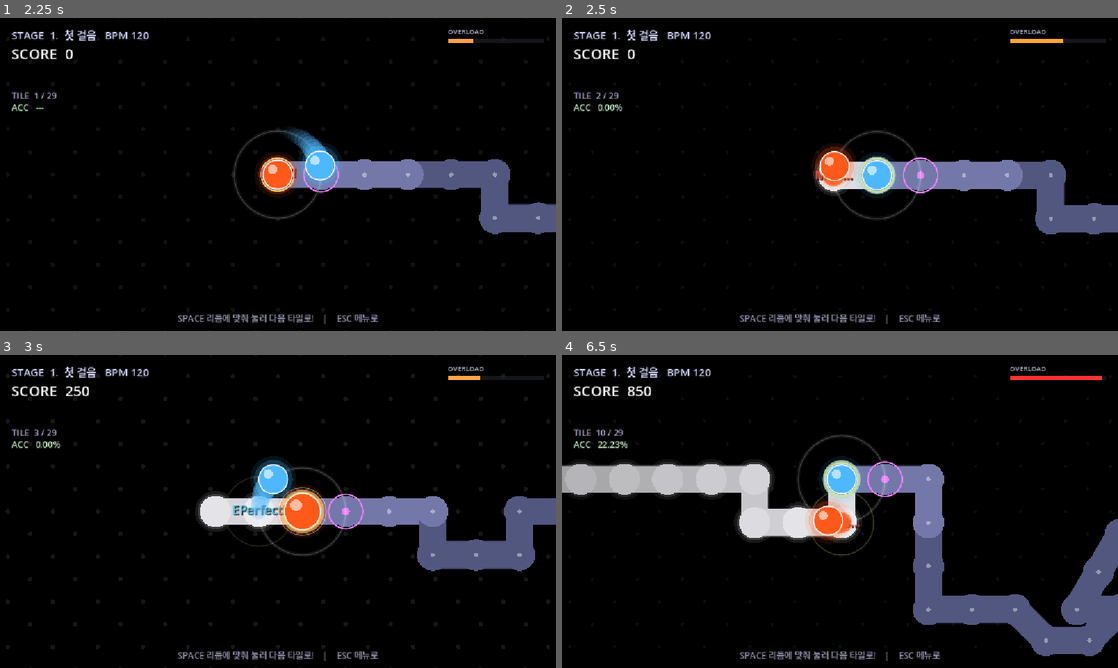
Above: before the commit, frames 1-4 (two rows, left to right).
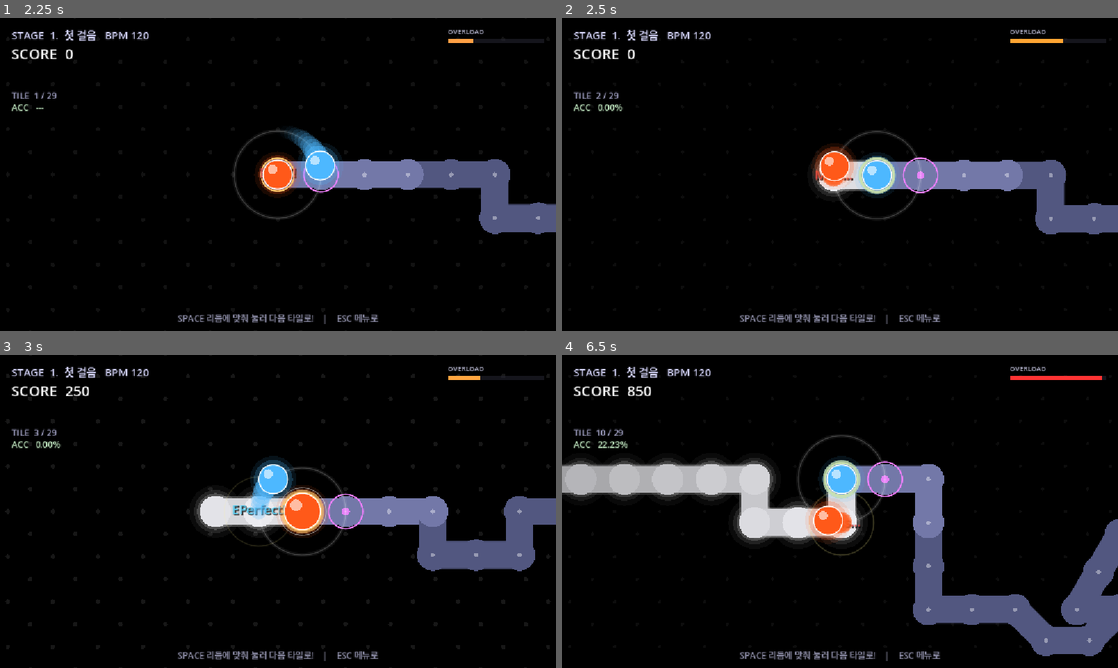
Above: after the commit, the same moments.

Repository: dlatlgn/adofai-prototype
Game: Godot game, scene res://scenes/StageSelect.tscn
The game is run twice, just before and just after one commit, with the same random seed, the same clock (stepped at 60 frames per second) and the same inputs.
Inputs:
- Up to frame 1 (2.25 s): tap Enter at 0.5, 0.6, 2.1 s; hold Right 0.53-1.28 s; tap Space at 0.77, 1.52 s; hold Down 1.28-2.03 s; tap Keypad Enter at 1.35 s; hold Right from 2.03 s (still down)
- Up to frame 2 (2.5 s): keep holding Right
- Up to frame 3 (3 s): release Right at 2.78 s; hold Up from 2.78 s (still down); tap Keypad Enter at 2.85 s
- Up to frame 4 (6.5 s): tap Space at 3.02, 3.77, 4.52, 6.02 s; release Up at 3.53 s; hold Left 3.53-5.03 s; tap Enter at 3.6, 5.1 s; tap Keypad Enter at 4.35, 5.85 s; hold Down 5.03-5.78 s; hold Right from 5.78 s (still down)

Frame 1 is identical in both runs. In frame 2, 0.1% of the frame differs, in the area x 45-55%, y 44-58%; in frame 3, 0.2%; in frame 4, 1.0%, in the area x 0-55%, y 32-61%.

Commit message:
Add subtle white glow layers to past tiles
- 지나온 관절 : 2중 글로우 → 3중 글로우로 확장
  · 외곽 헤일로 (JOINT_R + 22, alpha × 0.10) 신규
  · 중간 링 (JOINT_R + 12, alpha × 0.22)
  · 밝은 코어 (JOINT_R + 5, alpha × 0.42)
- 지나온 도로 : 뒤에 두께 +8px 흰빛 라인 오버레이 추가
  · 거리에 따라 페이드 (alpha 0.04 ~ 0.28)
  · 리본 전체에 지속적인 트레일 느낌
- glow_a 감쇠 완화 (0.40→0.50 시작, dist × 0.025→0.022)

Diff:
--- a/scripts/Track.gd
+++ b/scripts/Track.gd
@@ -50,42 +50,49 @@
 	queue_redraw()
 
 func _draw() -> void:
-	# 1. 지나온 관절 뒤에 흰빛 글로우 (관절보다 먼저 → 뒤에 렌더)
+	# 1. 지나온 관절 뒤에 흰빛 3중 글로우 (넓은 헤일로 + 중간 링 + 밝은 코어)
 	for i in range(current_tile):
 		var dist: int = current_tile - i
-		var glow_a: float = maxf(0.05, 0.40 - dist * 0.025)
-		# 넓은 옅은 링 + 좁은 밝은 링 (이중 글로우)
-		draw_circle(tiles[i], JOINT_R + 10.0, Color(1, 1, 1, glow_a * 0.28))
-		draw_circle(tiles[i], JOINT_R + 4.0, Color(1, 1, 1, glow_a * 0.45))
+		var glow_a: float = maxf(0.08, 0.50 - dist * 0.022)
+		draw_circle(tiles[i], JOINT_R + 22.0, Color(1, 1, 1, glow_a * 0.10))  # 외곽 헤일로
+		draw_circle(tiles[i], JOINT_R + 12.0, Color(1, 1, 1, glow_a * 0.22))  # 중간 링
+		draw_circle(tiles[i], JOINT_R + 5.0, Color(1, 1, 1, glow_a * 0.42))   # 밝은 코어
 
-	# 2. 도로 리본
+	# 2. 지나온 도로 뒤에 얇은 흰빛 라인 (지속 트레일감)
+	for i in range(current_tile):
+		if i + 1 < tiles.size():
+			var d: int = current_tile - i
+			var line_a: float = maxf(0.04, 0.28 - d * 0.02)
+			draw_line(tiles[i], tiles[i + 1], Color(1, 1, 1, line_a), ROAD_WIDTH + 8.0, true)
+
+	# 3. 도로 리본
 	for i in range(tiles.size() - 1):
 		draw_line(tiles[i], tiles[i + 1], _road_color(i), ROAD_WIDTH, true)
 
-	# 3. 관절 (둥근 이음매)
+	# 4. 관절 (둥근 이음매)
 	for i in tiles.size():
 		draw_circle(tiles[i], JOINT_R, _joint_color(i))
 
-	# 4. 소도트 (박자 마커)
+	# 5. 소도트 (박자 마커)
 	for i in tiles.size():
 		var col: Color = _dot_color(i)
 		if col.a > 0.0:
 			draw_circle(tiles[i], 4.5, col)
 
-	# 5. 현재 피벗 강조 (노란 원 + 회전 링)
+	# 6. 현재 피벗 강조 (노란 원 + 회전 링)
 	if current_tile >= 0 and current_tile < tiles.size():
 		var p: Vector2 = tiles[current_tile]
 		var pulse_r: float = JOINT_R + 4.0 + sin(_time * 6.0) * 3.0
 		draw_circle(p, JOINT_R - 6.0, Color(1.00, 0.87, 0.30))
 		draw_arc(p, pulse_r, 0.0, TAU, 64, Color(1.00, 0.95, 0.55), 3.2, true)
 
-	# 6. 다음 착지 타일 (보라)
+	# 7. 다음 착지 타일 (보라)
 	if current_tile + 1 < tiles.size():
 		var p: Vector2 = tiles[current_tile + 1]
 		draw_arc(p, JOINT_R + 3.0, 0.0, TAU, 64, Color(0.95, 0.50, 1.00), 3.0, true)
 		draw_circle(p, 8.0, Color(0.95, 0.50, 1.00, 0.9))
 
-	# 7. 착지 순간 확장 링
+	# 8. 착지 순간 확장 링
 	for f in _flashes:
 		var a: float = f["age"] as float
 		var t: float = a / 0.75
@@ -94,7 +101,7 @@
 		var w: float = 5.0 * (1.0 - t) + 1.0
 		draw_arc(f["pos"], r, 0.0, TAU, 56, Color(1.0, 0.95, 0.55, alpha), w, true)
 
-	# 8. 결승선 마커 (마지막 타일)
+	# 9. 결승선 마커 (마지막 타일)
 	if tiles.size() >= 2:
 		var final: Vector2 = tiles[tiles.size() - 1]
 		var is_at_end: bool = current_tile >= tiles.size() - 1
